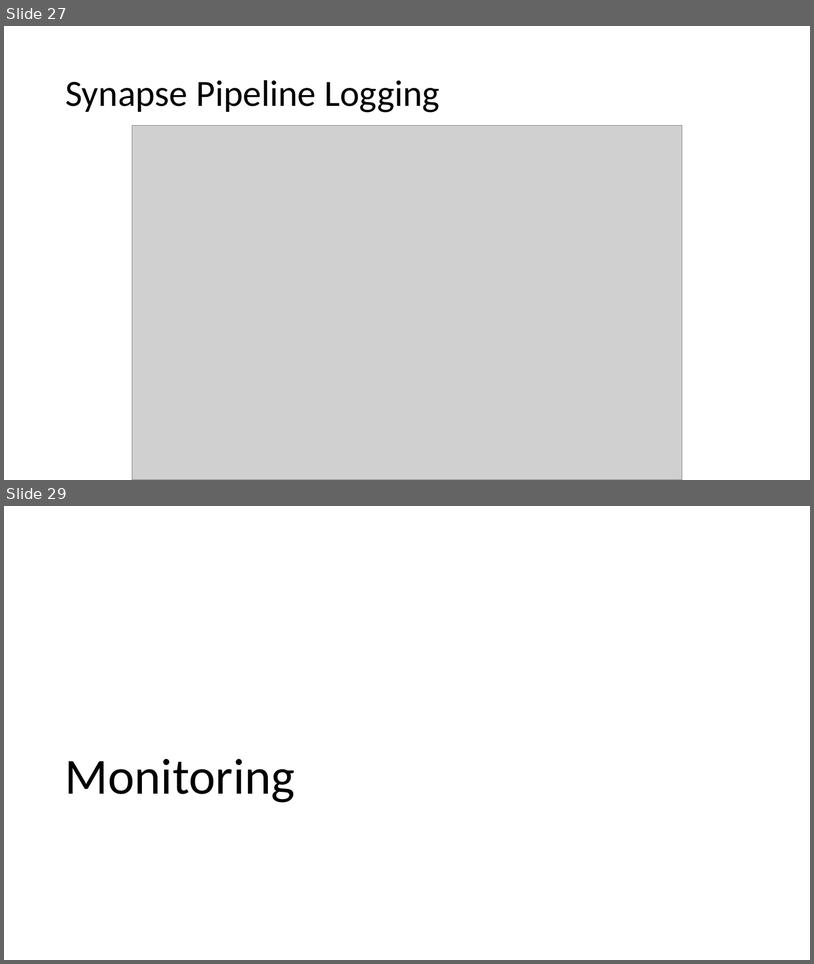
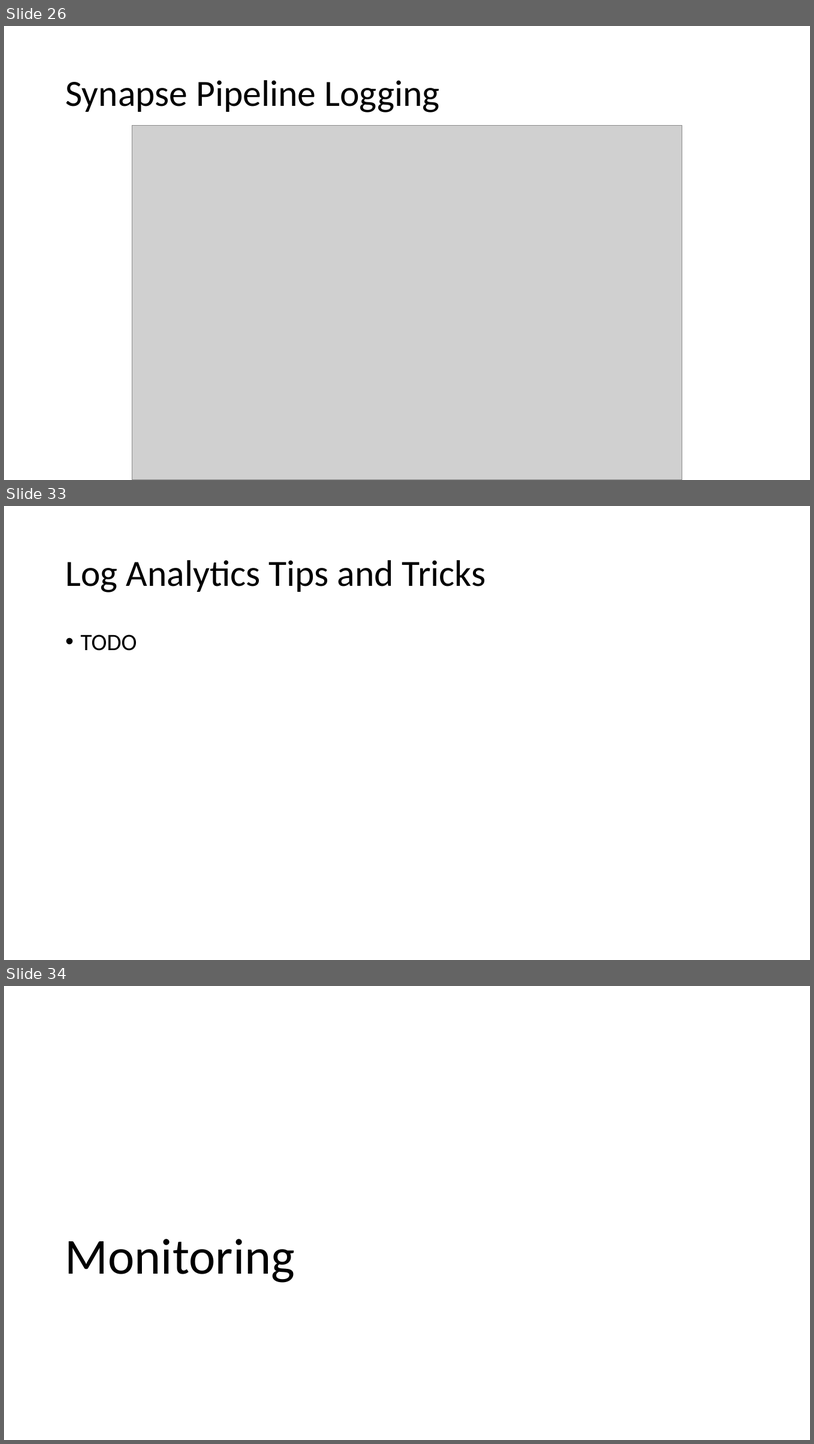
Before and after one commit to solliancenet/precon-synapse-power-bi, a slide deck: Slides/03 - Synapse Administration.pptx. Shown one above the other, each under a label of ours: slides 27 and 29 before the commit, slides 26, 33 and 34 after it; the slides between them are not shown. The pictures are 814x964 and 814x1444 pixels, drawn with LibreOffice and Linux fonts; fonts in the diff are those of the drawing; grey boxes stand for pictures. Boxes give left, top, right and bottom in pixels: in the first picture for what was removed or moved away, otherwise in the second. Text is boxed around its words. In the diff, an @@ line names an element or a change of style, - is before the commit and + after.

```diff
--- a/Slides/03 - Synapse Administration.pptx
+++ b/Slides/03 - Synapse Administration.pptx
@@ slide 33 added at bbox=[4, 506, 810, 960], background #FFFFFF @@
@@ title added at bbox=[65, 560, 486, 592], 44 pt, text #000000 @@
+Log Analytics Tips and Tricks
@@ text added at bbox=[81, 634, 137, 651], 28 pt, text #000000 @@
+• TODO
@@ what was slide 27 is now slide 26 @@
@@ what was slide 29 is now slide 34 @@
```
Also in this commit, not shown: 8 other slides added, 3 slides removed.
